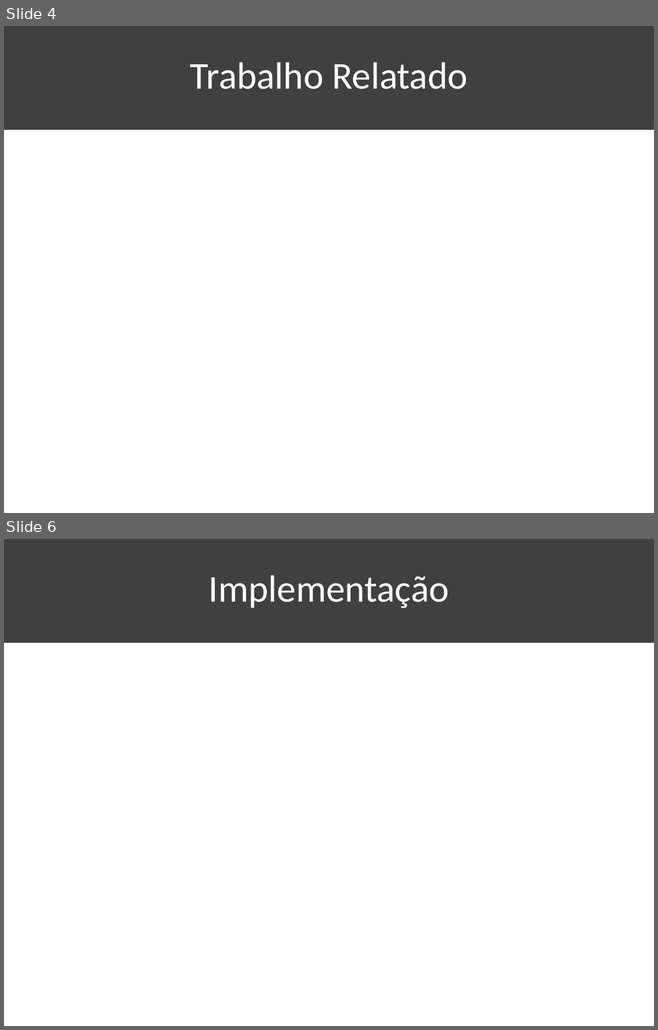
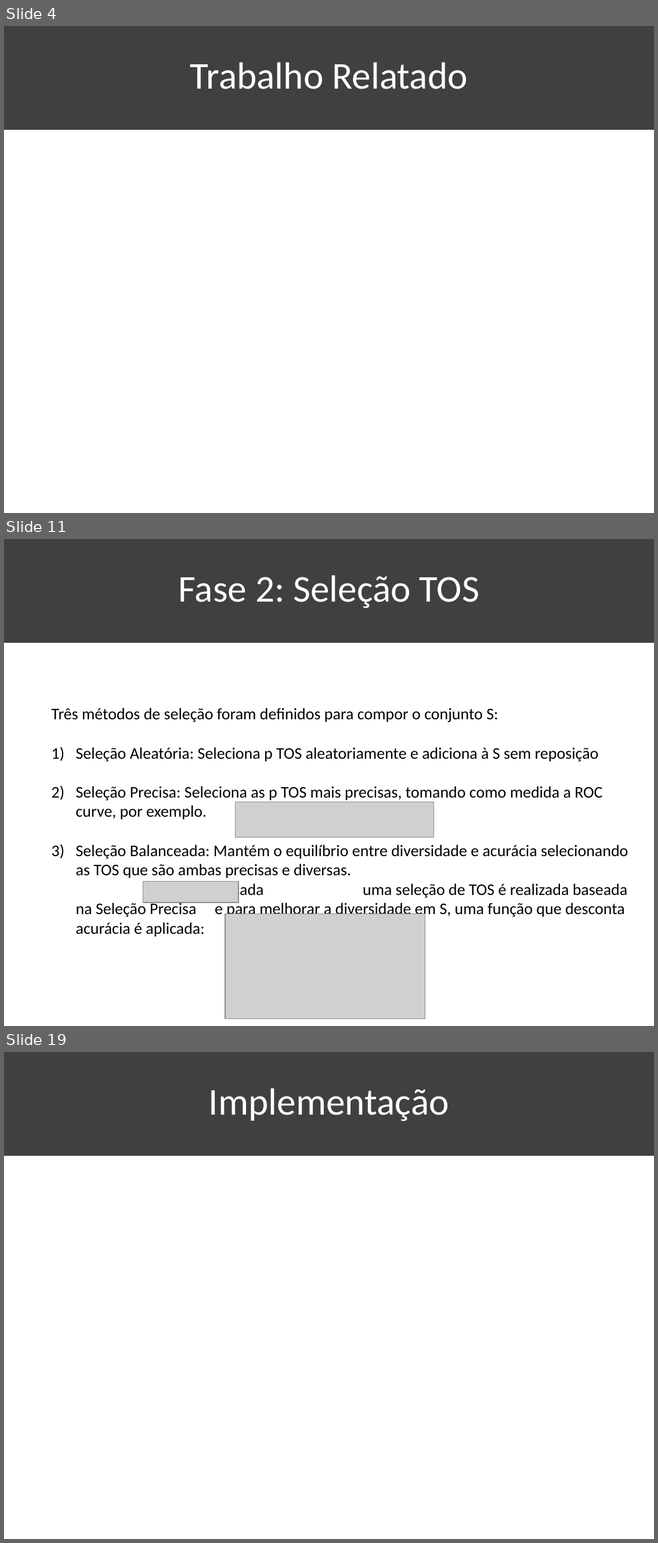
Before and after one commit to KaioAlex/DigitalSecurity, a slide deck: XGBOD-Seminar/XGBOD-Seminar.pptx. Shown one above the other, each under a label of ours: slides 4 and 6 before the commit, slides 4, 11 and 19 after it; the slides between them are not shown. The pictures are 658x1030 and 658x1543 pixels, drawn with LibreOffice and Linux fonts; fonts in the diff are those of the drawing; grey boxes stand for pictures. Boxes give left, top, right and bottom in pixels: in the first picture for what was removed or moved away, otherwise in the second. Text is boxed around its words. In the diff, an @@ line names an element or a change of style, - is before the commit and + after.

Commit message:
Adicionando slides design do algoritmo

```diff
--- a/XGBOD-Seminar/XGBOD-Seminar.pptx
+++ b/XGBOD-Seminar/XGBOD-Seminar.pptx
@@ slide 11 added at (4, 539, 654, 1026), background #FFFFFF; not listed: 1 template element that a slide beside it also shows @@
@@ title added at (179, 575, 479, 608), 42 pt, text #FFFFFF @@
+Fase 2: Seleção TOS
@@ text added at (52, 708, 628, 918), 18 pt, text #000000 @@
+Três métodos de seleção foram definidos para compor o conjunto S:
+1) Seleção Aleatória: Seleciona p TOS aleatoriamente e adiciona à S sem reposição
+2) Seleção Precisa: Seleciona as p TOS mais precisas, tomando como medida a ROC curve, por exemplo.
+3) Seleção Balanceada: Mantém o equilíbrio entre diversidade e acurácia selecionando as TOS que são ambas precisas e diversas. Para cada uma seleção de TOS é realizada baseada na Seleção Precisa e para melhorar a diversidade em S, uma função que desconta acurácia é aplicada:
@@ picture added at (235, 802, 433, 838) @@
@@ picture added at (143, 881, 238, 903) @@
@@ picture added at (225, 914, 425, 1019) @@
@@ what was slide 6 is now slide 19 @@
```
Also in this commit, not shown: 2 slides changed, 13 other slides added, 1 slide removed, 20 other files.
